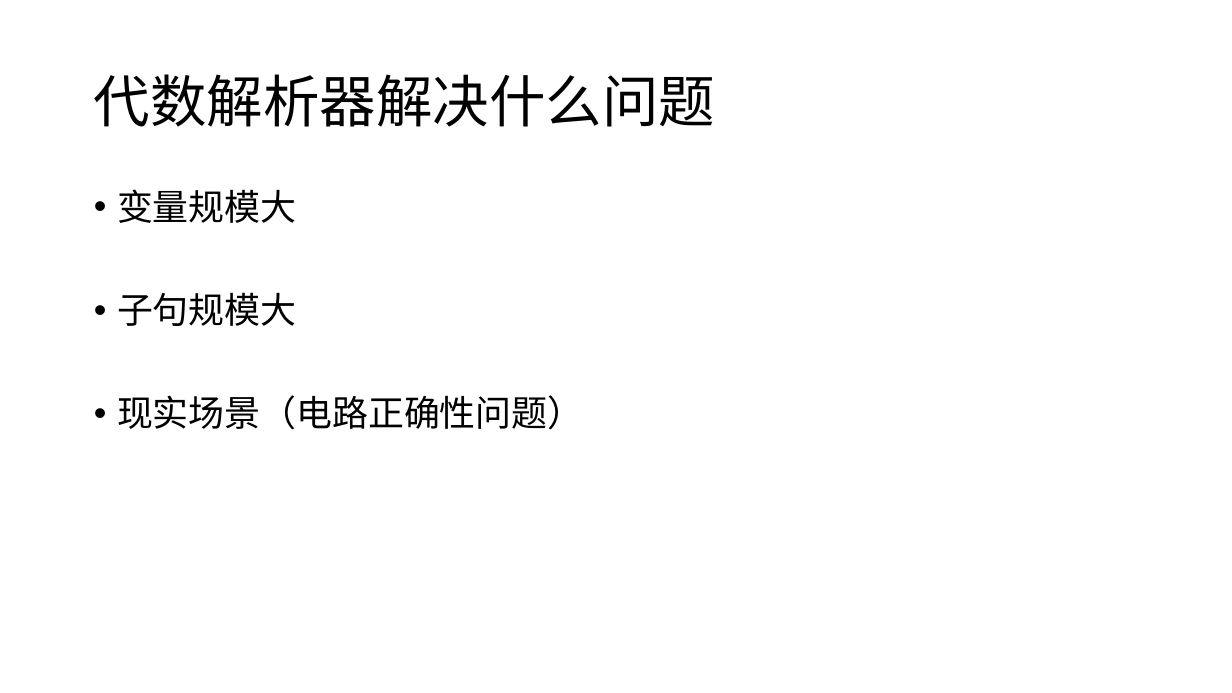
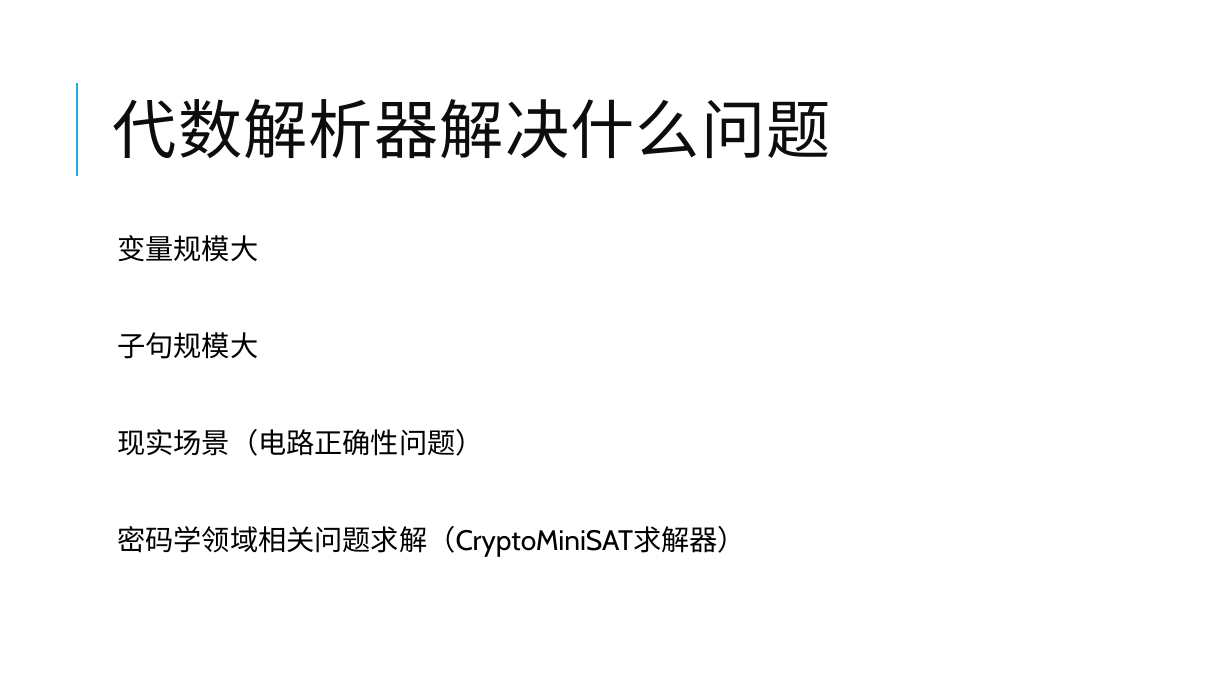
Before and after one commit to yberlin/hello-world, a slide deck: slide 12 of 数电/代数解析器与其密码学领域的应用.pptx (slide 10 before the commit). Drawn at 1232x693 pixels with LibreOffice and Linux fonts; fonts in the diff are those of the drawing. Boxes give left, top, right and bottom in pixels: in the first picture for what was removed or moved away, otherwise in the second. Text is boxed around its words. In the diff, an @@ line names an element or a change of style, - is before the commit and + after.

```diff
--- a/数电/代数解析器与其密码学领域的应用.pptx
+++ b/数电/代数解析器与其密码学领域的应用.pptx
@@ title "代数解析器解决什么问题": place and size @@
-title "代数解析器解决什么问题" at [94,74,715,127]
+title "代数解析器解决什么问题" at [113,99,831,158]
@@ title "代数解析器解决什么问题" at [113,99,831,158]: size 44 to 50 pt, font Noto Sans CJK SC to Calibri, text colour #000000 to #0D0D0D, letter spacing 0 to 1 pt; line spacing 0.9 to 0.8 @@
@@ line added from (77, 176) to (77, 83), #1CADE4 1.5 pt @@
@@ text "变量规模大": place and size @@
-text "变量规模大" at [117,189,584,430]
+text "变量规模大" at [117,235,746,557]
@@ text at [117,235,483,456]: size 28 to 22 pt, font Noto Sans CJK SC to Cabin in "变量规模大", "子句规模大", "现实场景（电路正确性问题）"; bullet • to  ; more space between paragraphs @@
@@ text at [117,526,746,557]: paragraph added @@
+  密码学领域相关问题求解（CryptoMiniSAT求解器）
```
Also in this commit, not shown: 10 other slides changed, 7 slides added, 2 other files.
